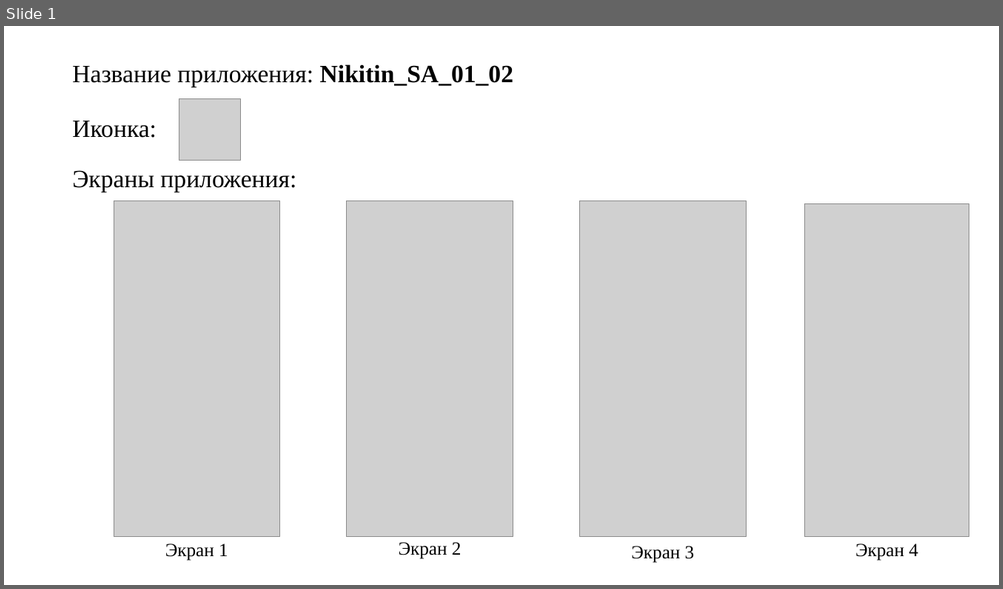
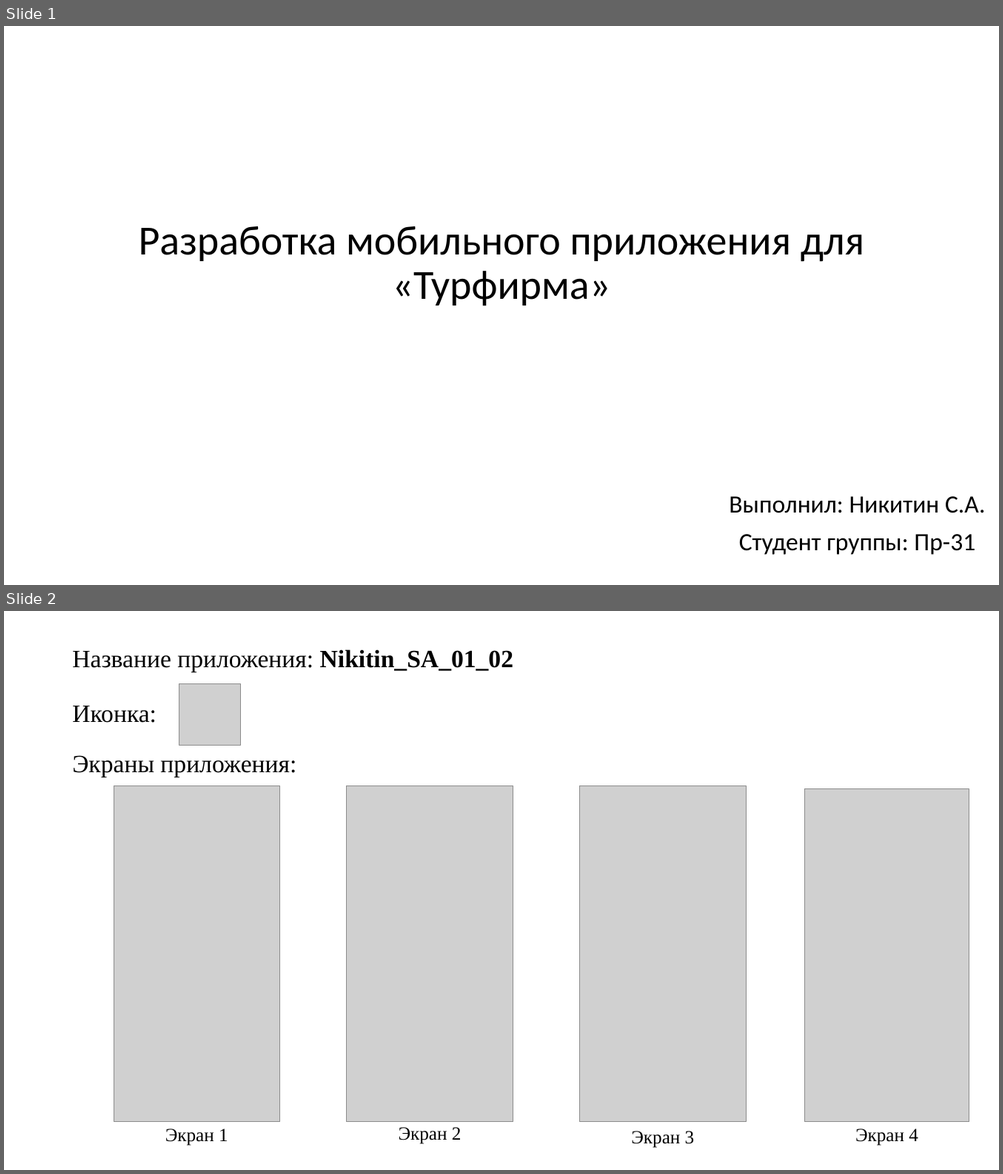
Before and after one commit to ghjgk1/zd7_V4_NikitinSemen, a slide deck: zd7_V4_NikitinSemen/Publication/zd7_V4_NikitinSemen_Публикация.pptx. Shown one above the other, each under a label of ours: slide 1 before the commit, slides 1 and 2 after it. The pictures are 1003x589 and 1003x1174 pixels, drawn with LibreOffice and Linux fonts; fonts in the diff are those of the drawing; grey boxes stand for pictures. Boxes give left, top, right and bottom in pixels: in the first picture for what was removed or moved away, otherwise in the second. Text is boxed around its words. In the diff, an @@ line names an element or a change of style, - is before the commit and + after.

```diff
--- a/zd7_V4_NikitinSemen/Publication/zd7_V4_NikitinSemen_Публикация.pptx
+++ b/zd7_V4_NikitinSemen/Publication/zd7_V4_NikitinSemen_Публикация.pptx
@@ slide 1 added at [4, 26, 999, 585], background #FFFFFF @@
@@ title added at [139, 227, 864, 306], 40 pt, text #000000 @@
+Разработка мобильного приложения для
+«Турфирма»
@@ subtitle added at [728, 497, 984, 555], 24 pt, text #000000 @@
+Выполнил: Никитин С.А.
+Студент группы: Пр-31
@@ what was slide 1 is now slide 2 @@
```
Also in this commit, not shown: 1 slide changed, 1 slide removed.
